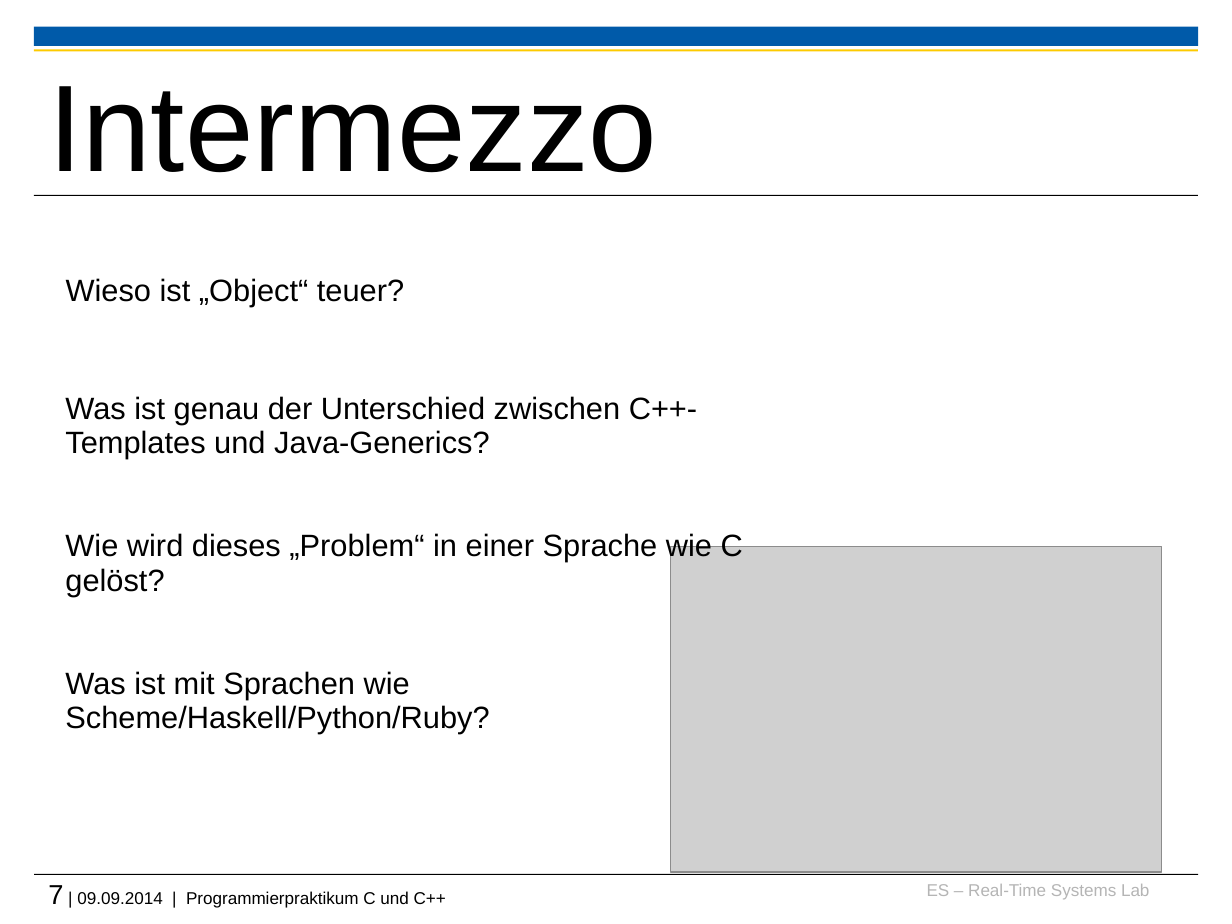
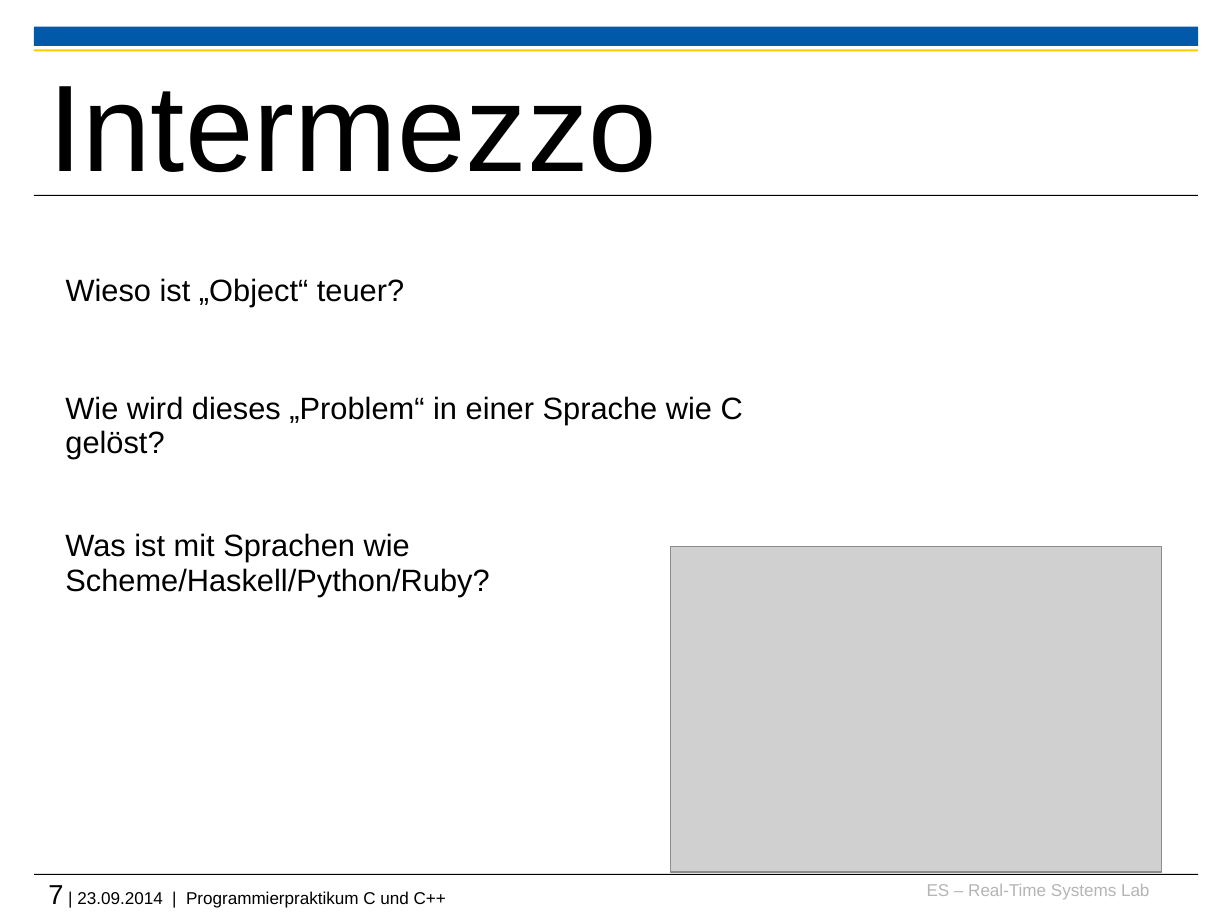
Before and after one commit to h82k/tud-cppp, a slide deck: slide 7 of Vorlesung/4 Fortgeschrittene Themen.pptx. Drawn at 1232x924 pixels with LibreOffice and Linux fonts; fonts in the diff are those of the drawing; grey boxes stand for pictures; background and template pictures are left out. Boxes give left, top, right and bottom in pixels: in the first picture for what was removed or moved away, otherwise in the second. Text is boxed around its words. In the diff, an @@ line names an element or a change of style, - is before the commit and + after.

```diff
--- a/Vorlesung/4 Fortgeschrittene Themen.pptx
+++ b/Vorlesung/4 Fortgeschrittene Themen.pptx
@@ text at (x1=65, y1=396, x2=697, y2=459): paragraph removed @@
-Was ist genau der Unterschied zwischen C++-Templates und Java-Generics?
@@ text at (x1=48, y1=885, x2=446, y2=908): text changed @@
-7 | 09.09.2014 | Programmierpraktikum C und C++
+7 | 23.09.2014 | Programmierpraktikum C und C++
```
Also in this commit, not shown: 10 other slides changed, 10 slides removed, 5 other files.
